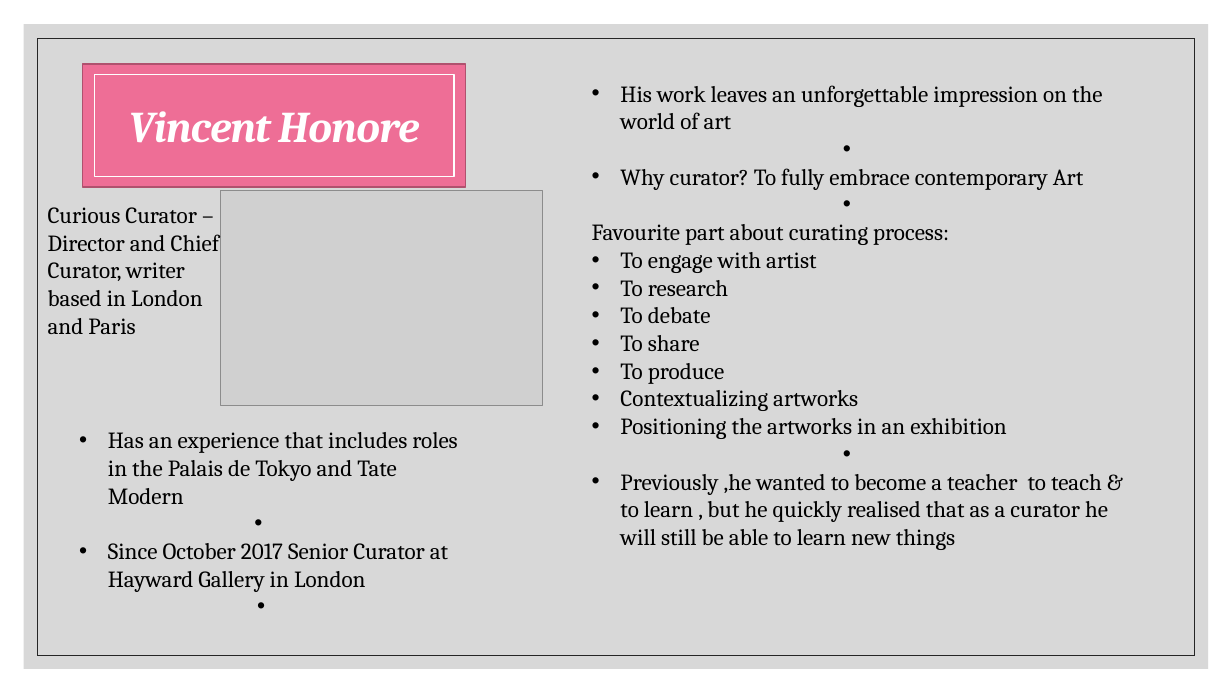
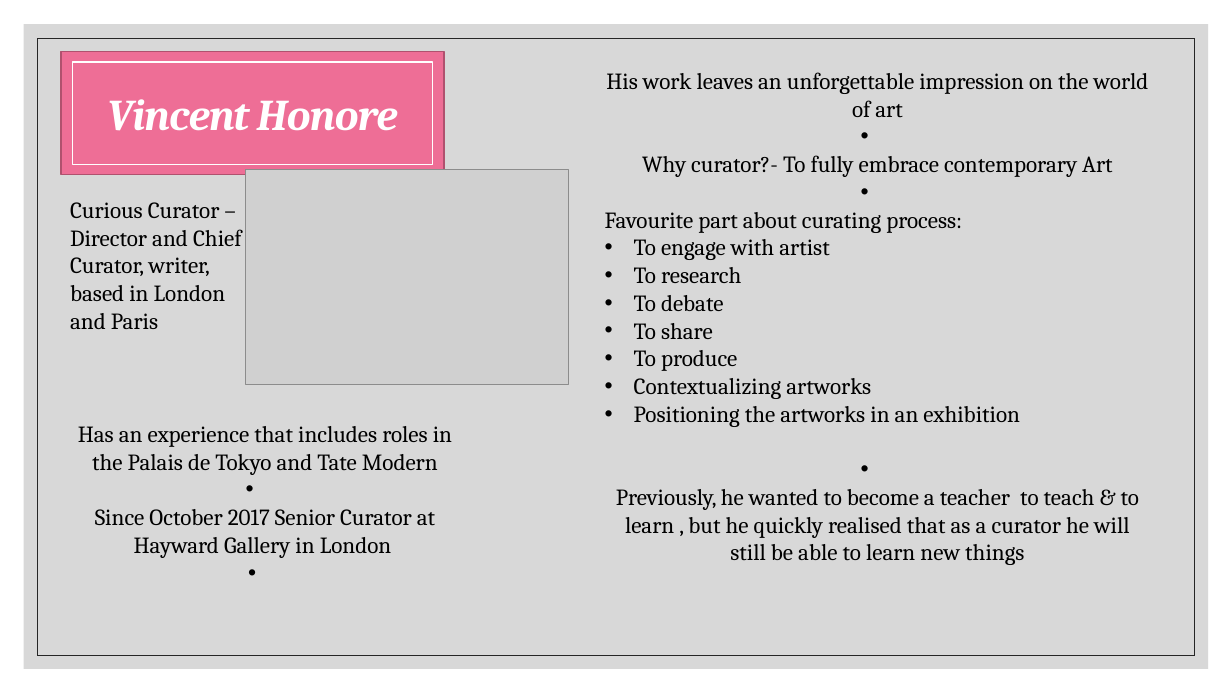
Before and after one commit to alk36/Curators-Presentation, a slide deck: slide 6 of art curators the newest one from saturday from pc.pptx. Drawn at 1232x693 pixels with LibreOffice and Linux fonts; fonts in the diff are those of the drawing; grey boxes stand for pictures. Boxes give left, top, right and bottom in pixels: in the first picture for what was removed or moved away, otherwise in the second. Text is boxed around its words. In the diff, an @@ line names an element or a change of style, - is before the commit and + after.

```diff
--- a/art curators the newest one from saturday from pc.pptx
+++ b/art curators the newest one from saturday from pc.pptx
@@ 2 rectangles, 1 title: place and size @@
-2 rectangles, 1 title at bbox=[82, 64, 466, 187]
+2 rectangles, 1 title at bbox=[61, 52, 445, 175]
@@ text "His work leaves an unforgettable ...": place and size @@
-text "His work leaves an unforgettable ..." at bbox=[592, 85, 1108, 550]
+text "His work leaves an unforgettable ..." at bbox=[605, 72, 1149, 565]
@@ text at bbox=[606, 72, 1149, 118]: alignment left to centre; bullet • to none @@
@@ picture: place and size @@
-picture at bbox=[221, 190, 543, 406]
+picture at bbox=[246, 170, 568, 385]
@@ text at bbox=[642, 155, 1112, 177]: text changed @@
-• Why curator? To fully embrace contemporary Art
+Why curator?- To fully embrace contemporary Art
@@ text at bbox=[70, 202, 242, 329]: text changed @@
-Curious Curator – Director and Chief Curator, writer based in London and Paris
+Curious Curator – Director and Chief Curator, writer, based in London and Paris
@@ text "Has an experience that includes ...": place and size @@
-text "Has an experience that includes ..." at bbox=[108, 432, 457, 592]
+text "Has an experience that includes ..." at bbox=[78, 426, 452, 558]
@@ text "Has an experience that includes ..." at bbox=[78, 426, 452, 558]: alignment left to centre; bullet • to none @@
@@ text at bbox=[616, 489, 1139, 565]: text changed @@
-• Previously ,he wanted to become a teacher to teach & to learn , but he quickly realised that as a curator he will still be able to learn new things
+Previously, he wanted to become a teacher to teach & to learn , but he quickly realised that as a curator he will still be able to learn new things
```
Also in this commit, not shown: 8 other slides changed.
